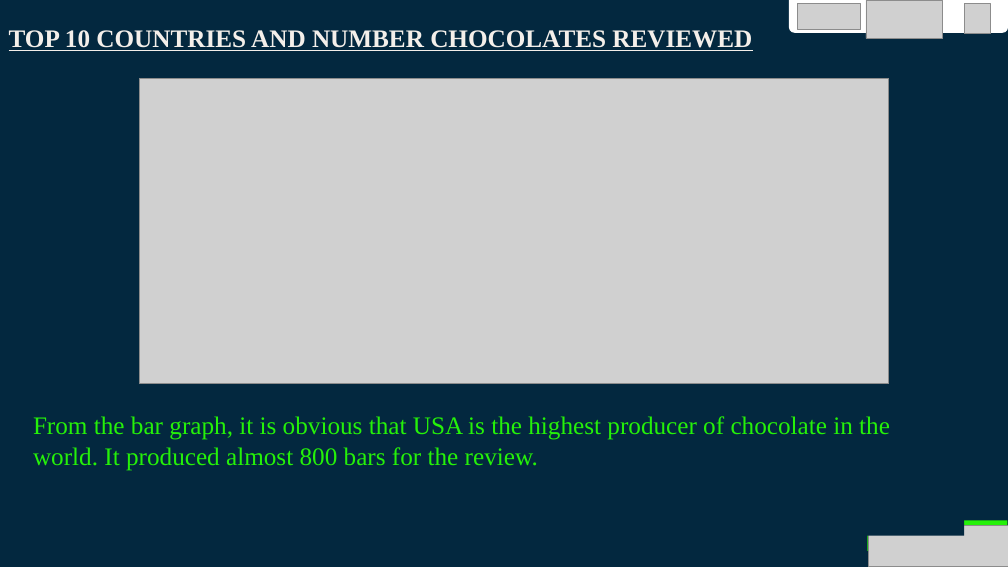
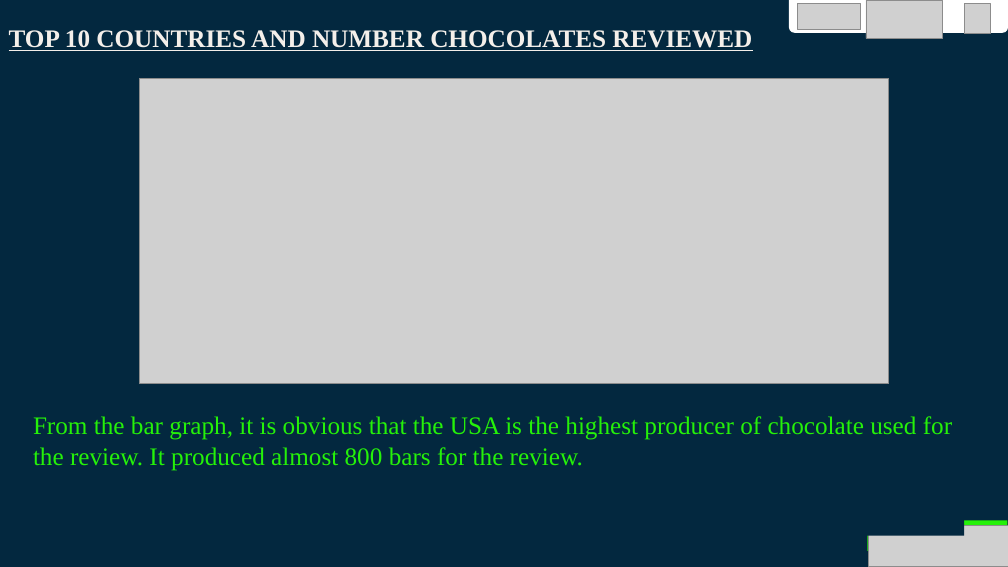
Before and after one commit to Daksam/Group-1-EDA-project, a slide deck: slide 8 of Group 1 EDA Project DIGICAP.pptx. Drawn at 1008x567 pixels with LibreOffice and Linux fonts; fonts in the diff are those of the drawing; grey boxes stand for pictures. Boxes give left, top, right and bottom in pixels: in the first picture for what was removed or moved away, otherwise in the second. Text is boxed around its words. In the diff, an @@ line names an element or a change of style, - is before the commit and + after.

```diff
--- a/Group 1 EDA Project DIGICAP.pptx
+++ b/Group 1 EDA Project DIGICAP.pptx
@@ subtitle at (33,416,952,471): text changed @@
-From the bar graph, it is obvious that USA is the highest producer of chocolate in the world. It produced almost 800 bars for the review.
+From the bar graph, it is obvious that the USA is the highest producer of chocolate used for the review. It produced almost 800 bars for the review.
```
Also in this commit, not shown: 9 other slides changed, 1 slide added.
